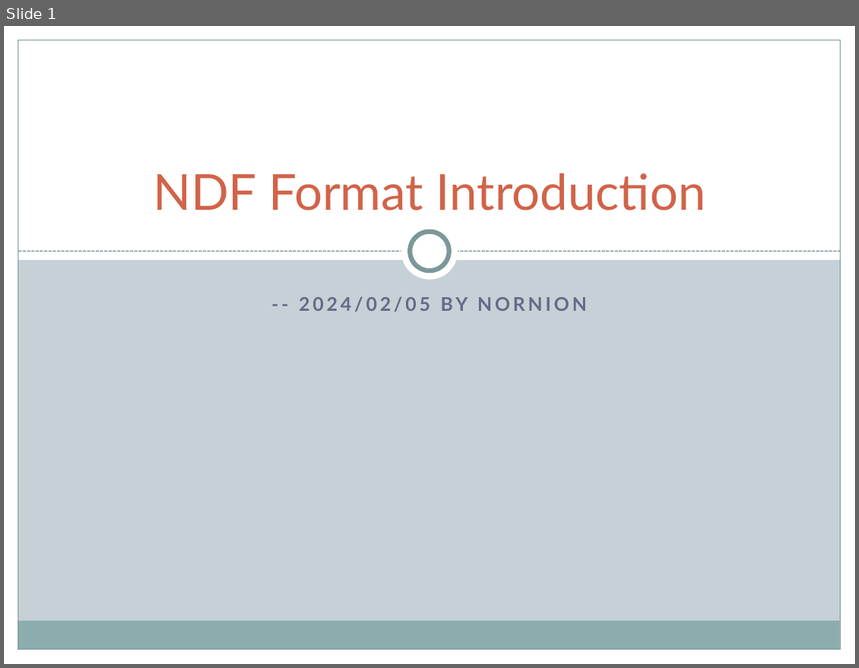
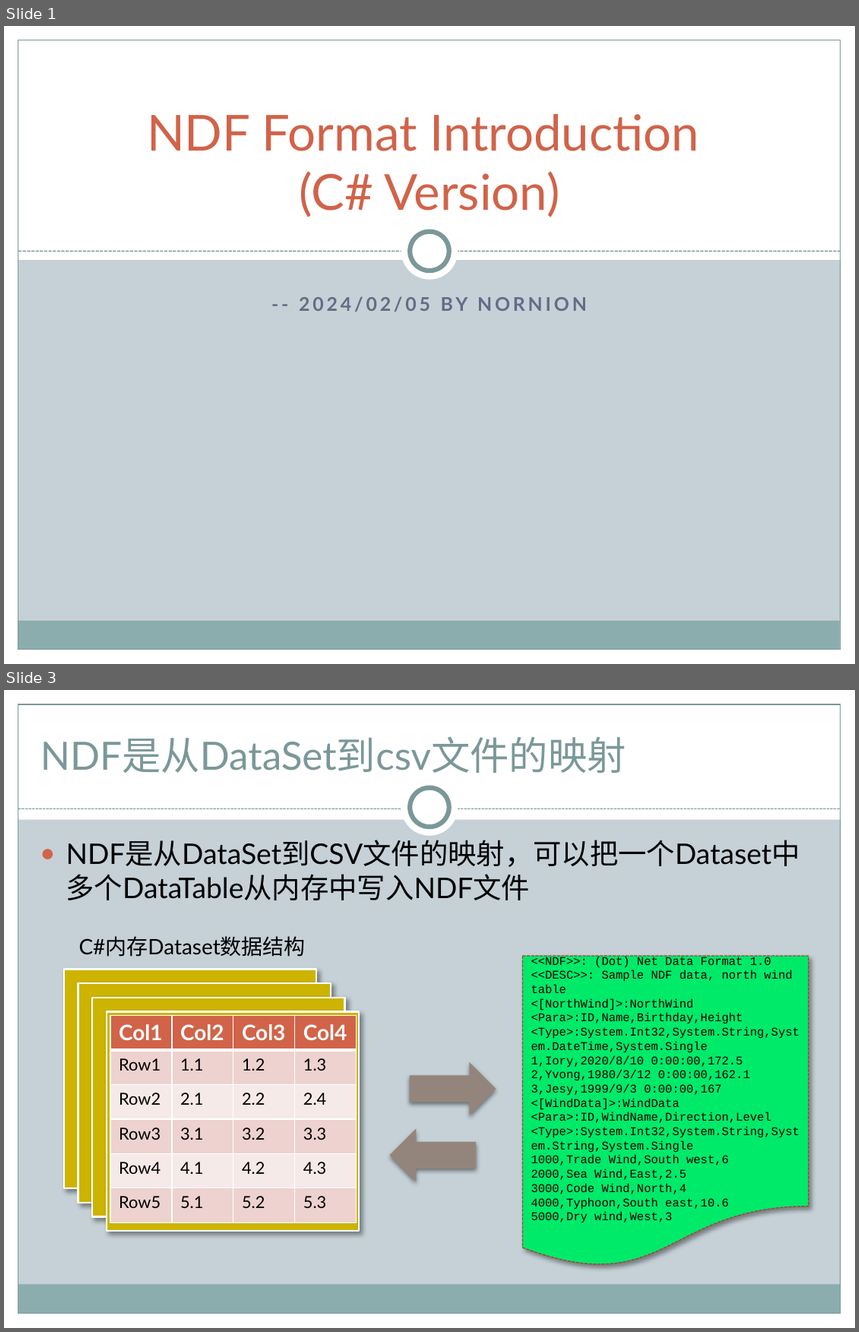
Before and after one commit to nornion/NDF_Format, a slide deck: NDF_Introduction.pptx. Shown one above the other, each under a label of ours: slide 1 before the commit, slides 1 and 3 after it; the slides between them are not shown. The pictures are 859x668 and 859x1332 pixels, drawn with LibreOffice and Linux fonts; fonts in the diff are those of the drawing. Boxes give left, top, right and bottom in pixels: in the first picture for what was removed or moved away, otherwise in the second. Text is boxed around its words. In the diff, an @@ line names an element or a change of style, - is before the commit and + after.

Commit message:
Updated NDF introduction slides.

```diff
--- a/NDF_Introduction.pptx
+++ b/NDF_Introduction.pptx
@@ slide 3 added at [4, 690, 855, 1328], background #C5D1D7; not listed: 5 template elements that a slide beside it also shows @@
@@ rectangle added at [4, 690, 855, 819], fill #FFFFFF @@
@@ title added at [40, 736, 626, 773], 33 pt, text #7C999A @@
+NDF是从DataSet到csv文件的映射
@@ ellipse added at [401, 780, 458, 837], fill #FFFFFF @@
@@ ellipse added at [410, 788, 449, 827], fill #FFFFFF, outline #7C999A 4 pt @@
@@ line added from (18, 809) to (841, 809), #7C999A 0.75 pt dashed @@
@@ text added at [66, 840, 800, 867], 24 pt, text #000000 @@
+● NDF是从DataSet到CSV文件的映射，可以把一个Dataset中多个DataTable从内存中写入NDF文件
@@ text added at [79, 936, 306, 957], 18 pt, text #000000 @@
+C#内存Dataset数据结构
@@ flow chart document added at [522, 955, 808, 1268], fill #00EA6A, outline #9B4936 0.9 pt dashed, 10 pt, text #000000 @@
+<<NDF>>: (Dot) Net Data Format 1.0
+<<DESC>>: Sample NDF data, north wind table
+<[NorthWind]>:NorthWind
+<Para>:ID,Name,Birthday,Height
+<Type>:System.Int32,System.String,System.DateTime,System.Single
+1,Iory,2020/8/10 0:00:00,172.5
+2,Yvong,1980/3/12 0:00:00,162.1
+3,Jesy,1999/9/3 0:00:00,167
+<[WindData]>:WindData
+<Para>:ID,WindName,Direction,Level
+<Type>:System.Int32,System.String,System.String,System.Single
+1000,Trade Wind,South west,6
+2000,Sea Wind,East,2.5
+3000,Code Wind,North,4
+4000,Typhoon,South east,10.6
+5000,Dry wind,West,3
@@ rectangle added at [63, 969, 316, 1189], fill #CCB400, outline #FFFFFF 1.57 pt @@
@@ rectangle added at [78, 983, 331, 1203], fill #CCB400, outline #FFFFFF 1.57 pt @@
@@ rectangle added at [92, 997, 345, 1217], fill #CCB400, outline #FFFFFF 1.57 pt @@
@@ rectangle added at [106, 1011, 359, 1231], fill #CCB400, outline #FFFFFF 1.57 pt @@
@@ table added at [110, 1016, 356, 1223], 6 rows, 4 columns @@
+Col1 | Col2 | Col3 | Col4
+Row1 | 1.1 | 1.2 | 1.3
+Row2 | 2.1 | 2.2 | 2.4
+Row3 | 3.1 | 3.2 | 3.3
+Row4 | 4.1 | 4.2 | 4.3
+Row5 | 5.1 | 5.2 | 5.3
@@ right arrow added at [410, 1063, 496, 1116], fill #95867D @@
@@ right arrow added at [389, 1129, 477, 1182], fill #95867D @@
@@ slide 1 changed as well @@
@@ title at [147, 114, 700, 218]: text changed @@
-NDF Format Introduction
+NDF Format Introduction
+(C# Version)
```
Also in this commit, not shown: 1 other slide changed, 5 other slides added, 1 slide removed, 1 other file.
